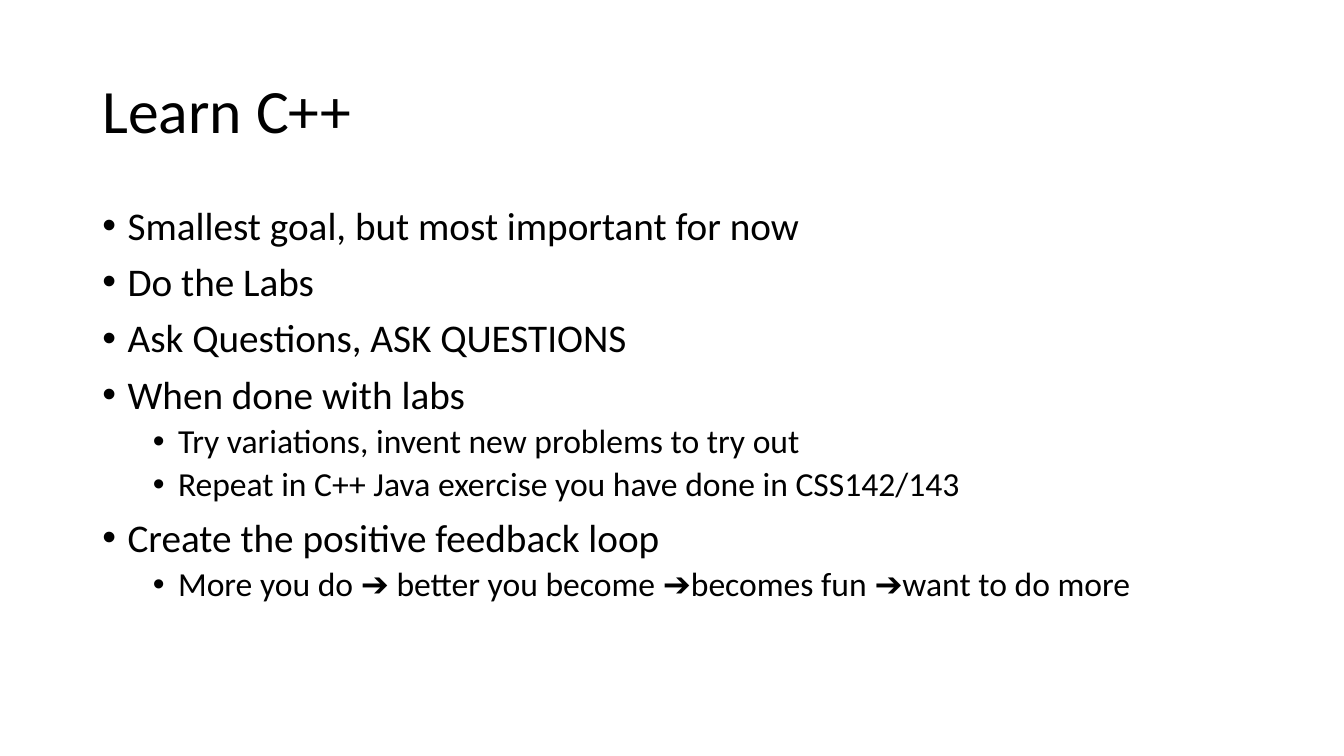
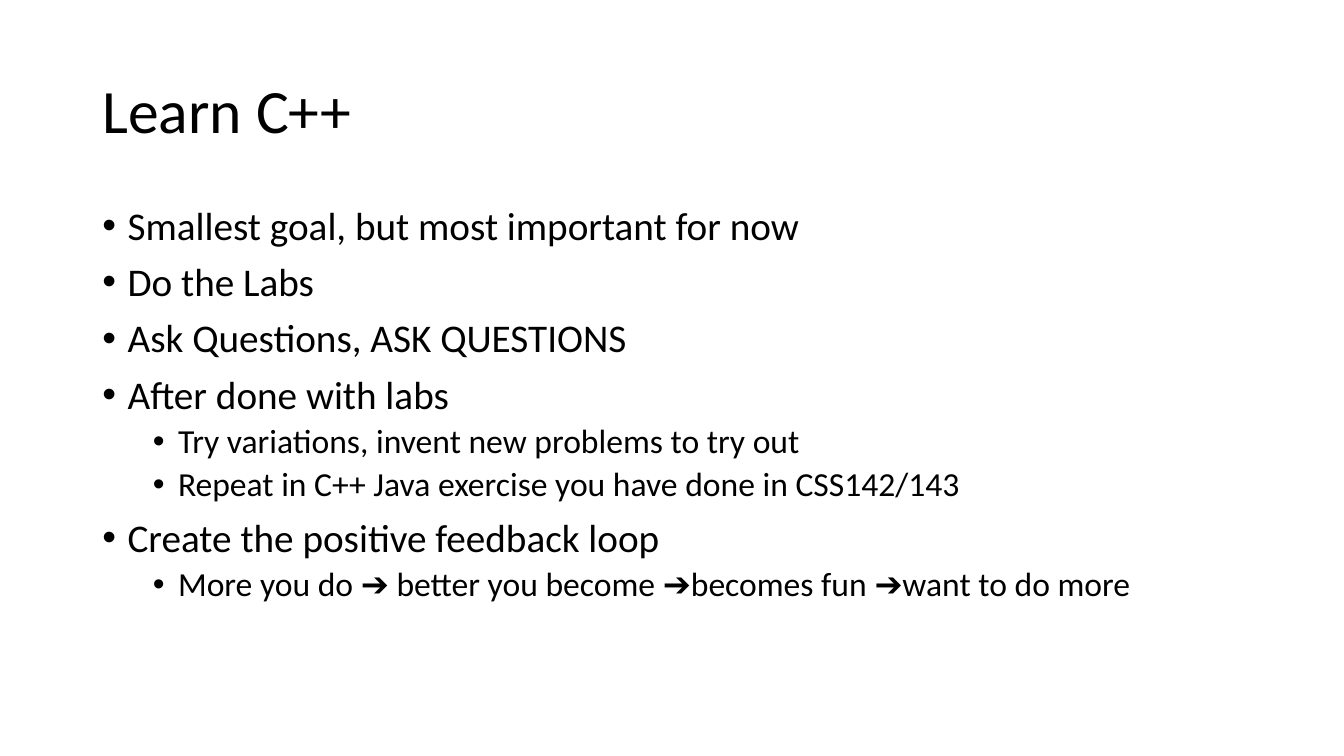
Before and after one commit to myuwbclasses/CSSSKL-342, a slide deck: slide 6 of Slides/Lab1-slides.pptx. Drawn at 1344x756 pixels with LibreOffice and Linux fonts; fonts in the diff are those of the drawing. Boxes give left, top, right and bottom in pixels: in the first picture for what was removed or moved away, otherwise in the second. Text is boxed around its words. In the diff, an @@ line names an element or a change of style, - is before the commit and + after.

Commit message:
Typo fixes

```diff
--- a/Slides/Lab1-slides.pptx
+++ b/Slides/Lab1-slides.pptx
@@ text at box(128, 381, 448, 410): text changed @@
-• When done with labs
+• After done with labs
```
Also in this commit, not shown: 1 other slide changed.
